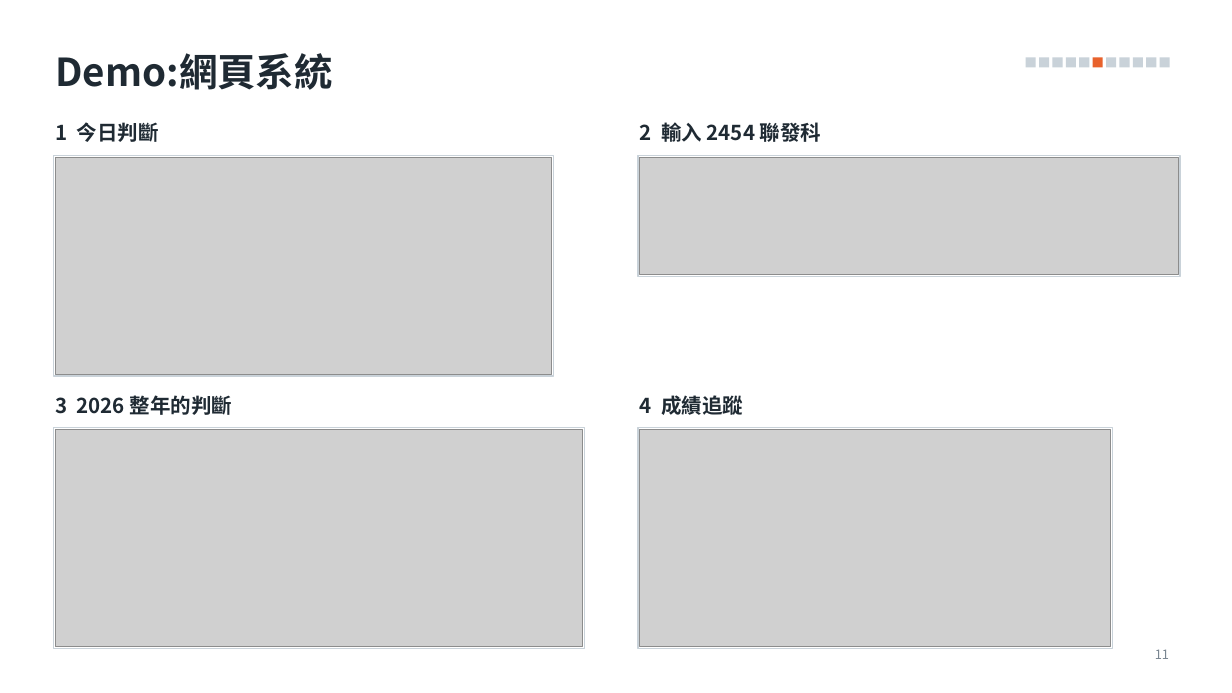
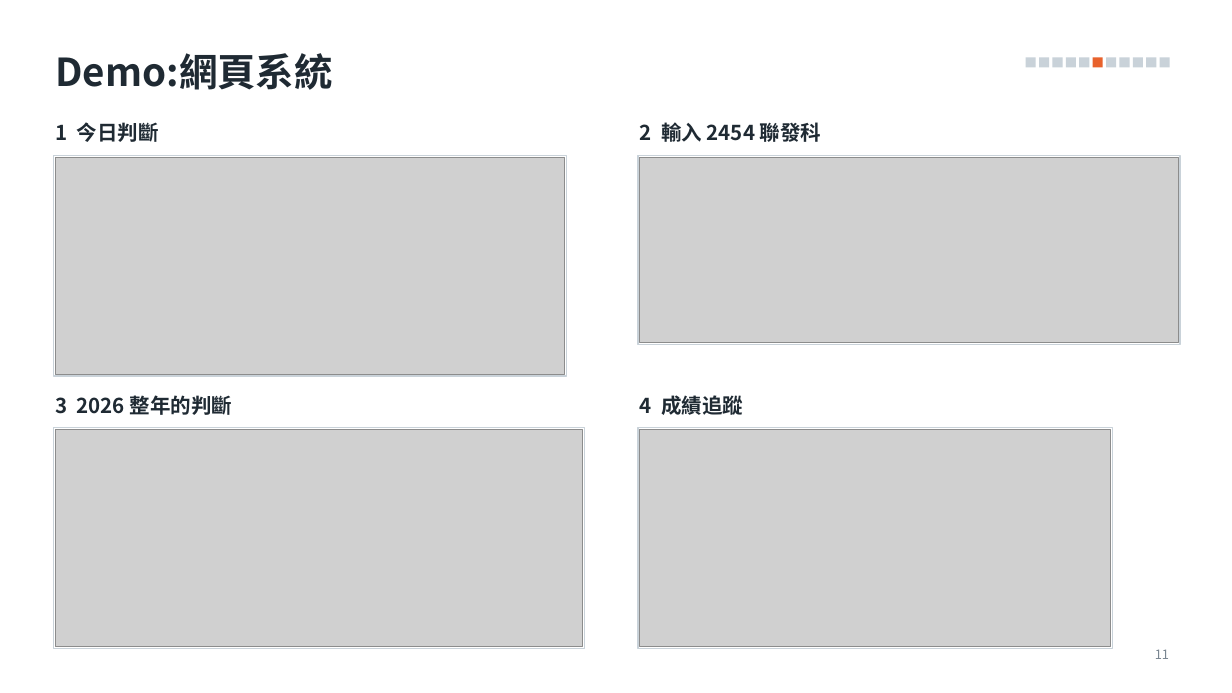
Before and after one commit to alextixu/fcukproject, a slide deck: slide 11 of method_kline_peak/report/專題簡報_v2.pptx. Drawn at 1232x693 pixels with LibreOffice and Linux fonts; fonts in the diff are those of the drawing; grey boxes stand for pictures. Boxes give left, top, right and bottom in pixels: in the first picture for what was removed or moved away, otherwise in the second. Text is boxed around its words. In the diff, an @@ line names an element or a change of style, - is before the commit and + after.

```diff
--- a/method_kline_peak/report/專題簡報_v2.pptx
+++ b/method_kline_peak/report/專題簡報_v2.pptx
@@ rectangle: place and size @@
-rectangle at box(54, 155, 554, 376)
+rectangle at box(54, 155, 567, 376)
@@ picture: place and size @@
-picture at box(55, 157, 552, 374)
+picture at box(55, 157, 565, 374)
@@ rectangle: place and size @@
-rectangle at box(639, 155, 1181, 276)
+rectangle at box(639, 155, 1181, 345)
@@ picture: place and size @@
-picture at box(640, 157, 1178, 274)
+picture at box(640, 157, 1178, 343)
```
Also in this commit, not shown: 3 other files.
